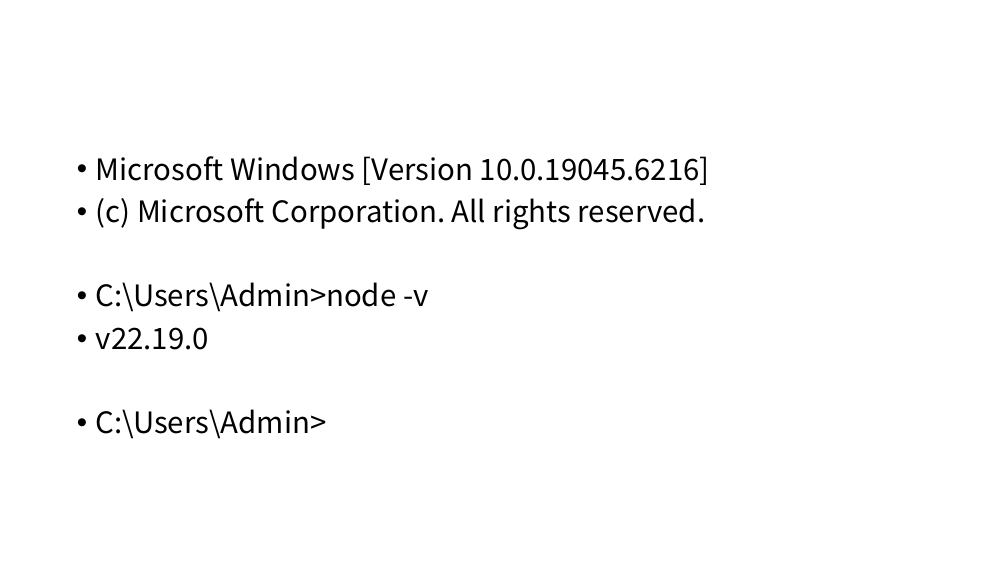
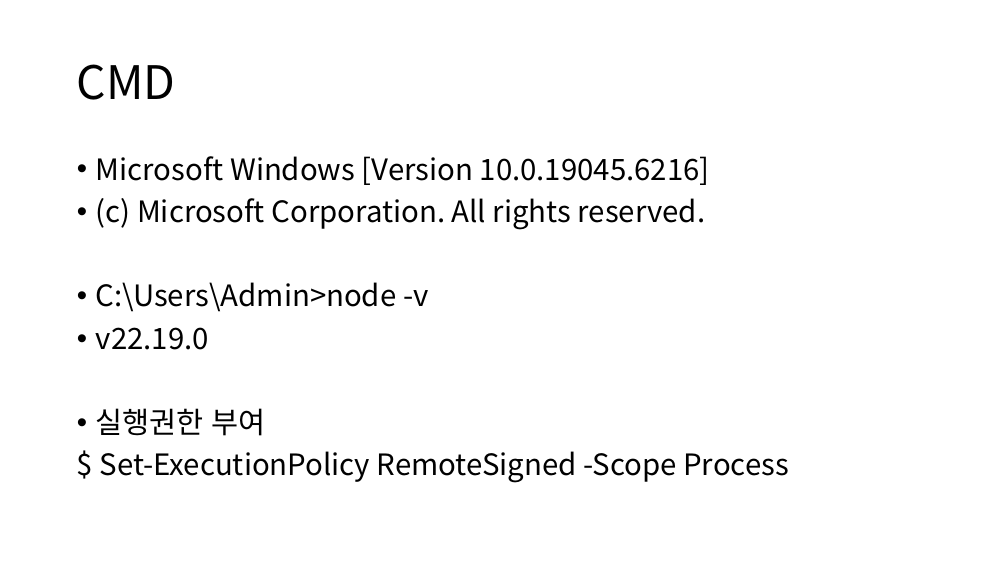
Before and after one commit to 92-seok/wooboWEB-NextJS-migration-, a slide deck: slide 11 of doc/개발환경_설치매뉴얼(Node.JS).pptx. Drawn at 1008x567 pixels with LibreOffice and Linux fonts; fonts in the diff are those of the drawing. Boxes give left, top, right and bottom in pixels: in the first picture for what was removed or moved away, otherwise in the second. Text is boxed around its words. In the diff, an @@ line names an element or a change of style, - is before the commit and + after.

```diff
--- a/doc/개발환경_설치매뉴얼(Node.JS).pptx
+++ b/doc/개발환경_설치매뉴얼(Node.JS).pptx
@@ title added at box(77, 64, 176, 100), 44 pt, text #000000 @@
+CMD
@@ text at box(96, 408, 789, 483): text changed @@
-• C:\Users\Admin>
+• 실행권한 부여
+$ Set-ExecutionPolicy RemoteSigned -Scope Process
```
Also in this commit, not shown: 1 other slide changed, 2 slides added, 9 slides removed, 5 other files.
